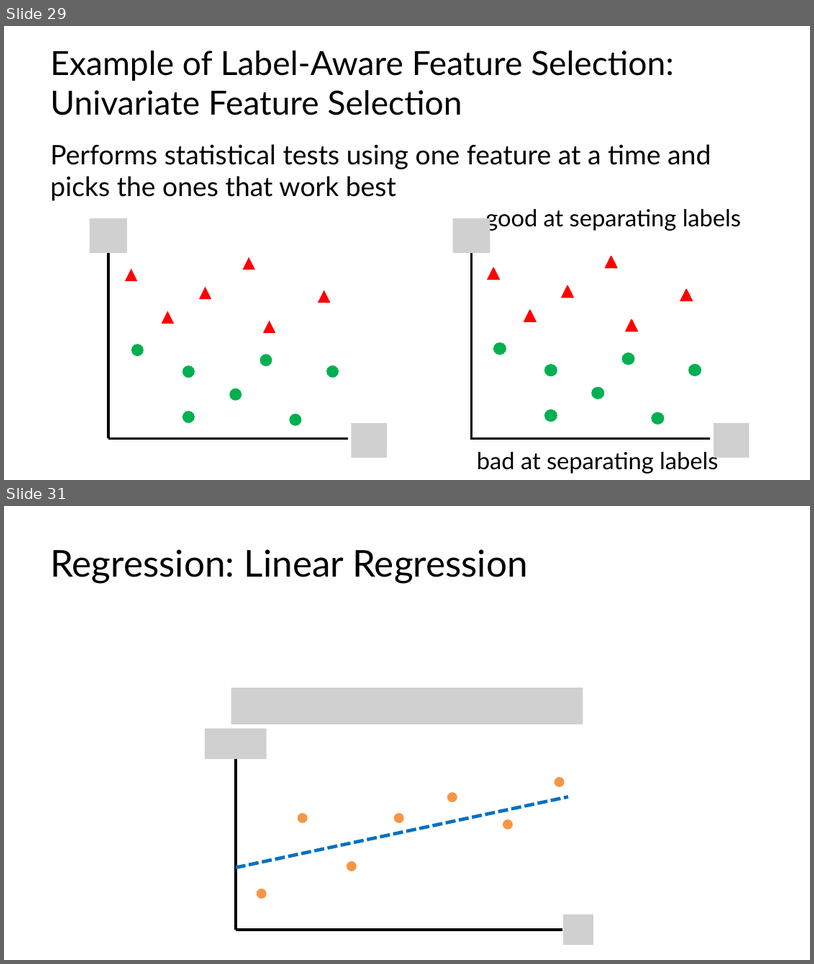
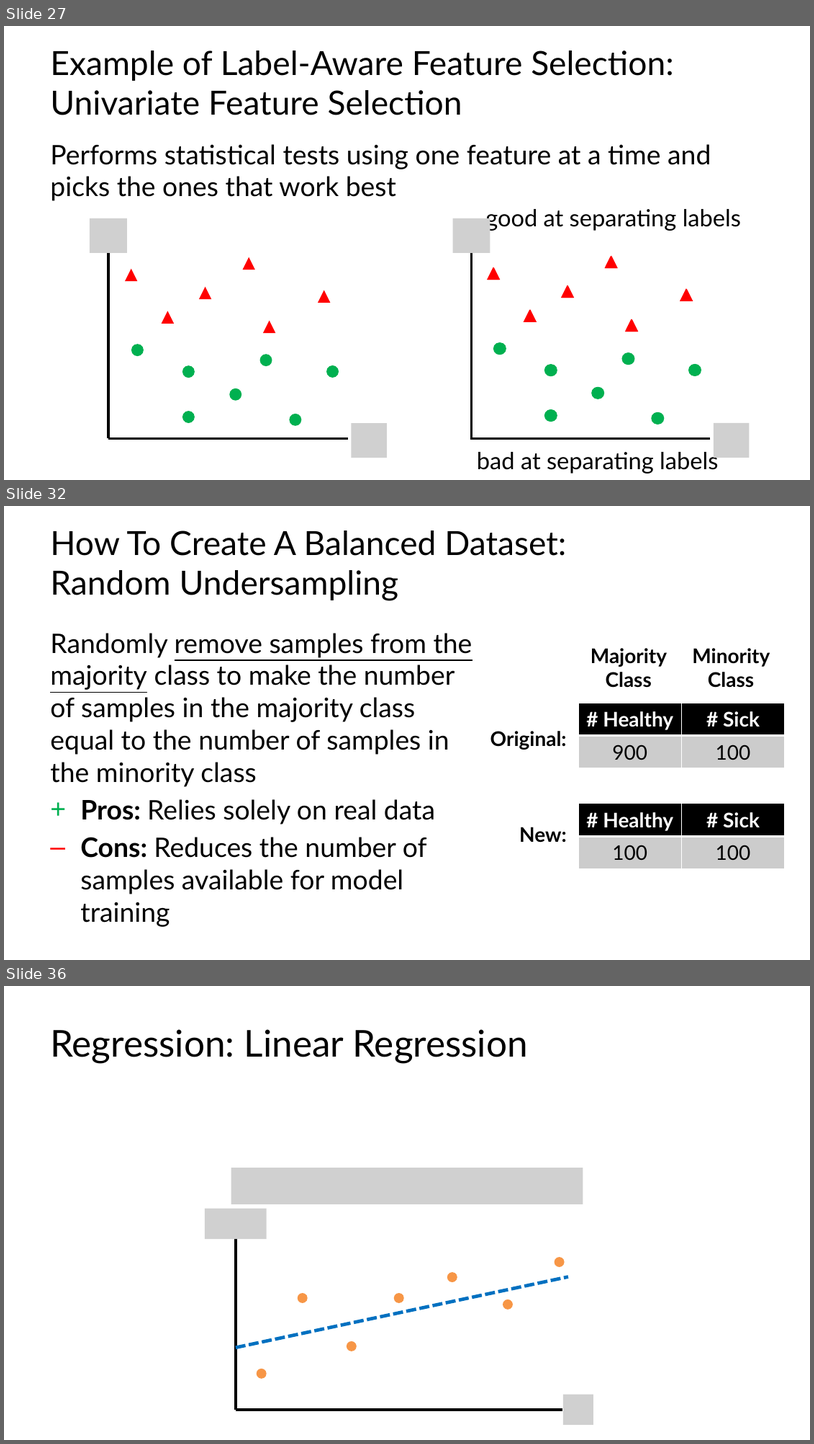
Before and after one commit to C4M-UofT/C4M-UofT.github.io, a slide deck: lectures/winter/6_ml_workflow/MachineLearning_tutorial.pptx. Shown one above the other, each under a label of ours: slides 29 and 31 before the commit, slides 27, 32 and 36 after it; the slides between them are not shown. The pictures are 814x964 and 814x1444 pixels, drawn with LibreOffice and Linux fonts; fonts in the diff are those of the drawing; grey boxes stand for pictures. Boxes give left, top, right and bottom in pixels: in the first picture for what was removed or moved away, otherwise in the second. Text is boxed around its words. In the diff, an @@ line names an element or a change of style, - is before the commit and + after.

```diff
--- a/lectures/winter/6_ml_workflow/MachineLearning_tutorial.pptx
+++ b/lectures/winter/6_ml_workflow/MachineLearning_tutorial.pptx
@@ slide 32 added at bbox=[4, 506, 810, 960], background #FFFFFF @@
@@ title added at bbox=[50, 530, 566, 601], 39.6 pt, text #000000 @@
+How To Create A Balanced Dataset:
+Random Undersampling
@@ text added at bbox=[50, 633, 473, 926], 32 pt, text #000000 @@
+Randomly remove samples from the majority class to make the number of samples in the majority class equal to the number of samples in the minority class
++ Pros: Relies solely on real data
+– Cons: Reduces the number of samples available for model training
@@ text added at bbox=[591, 648, 667, 687], 24 pt, text #000000, bold @@
+Majority Class
@@ text added at bbox=[692, 648, 770, 687], 24 pt, text #000000, bold @@
+Minority Class
@@ table added at bbox=[579, 703, 786, 768], 2 rows, 2 columns @@
+# Healthy | # Sick
+900 | 100
@@ text added at bbox=[491, 731, 567, 749], 24 pt, text #000000, bold @@
+Original:
@@ table added at bbox=[579, 803, 786, 869], 2 rows, 2 columns @@
+# Healthy | # Sick
+100 | 100
@@ text added at bbox=[520, 826, 567, 842], 24 pt, text #000000, bold @@
+New:
@@ what was slide 29 is now slide 27 @@
@@ what was slide 31 is now slide 36 @@
```
Also in this commit, not shown: 17 slides changed, 8 other slides added, 5 slides removed, 8 other files.
